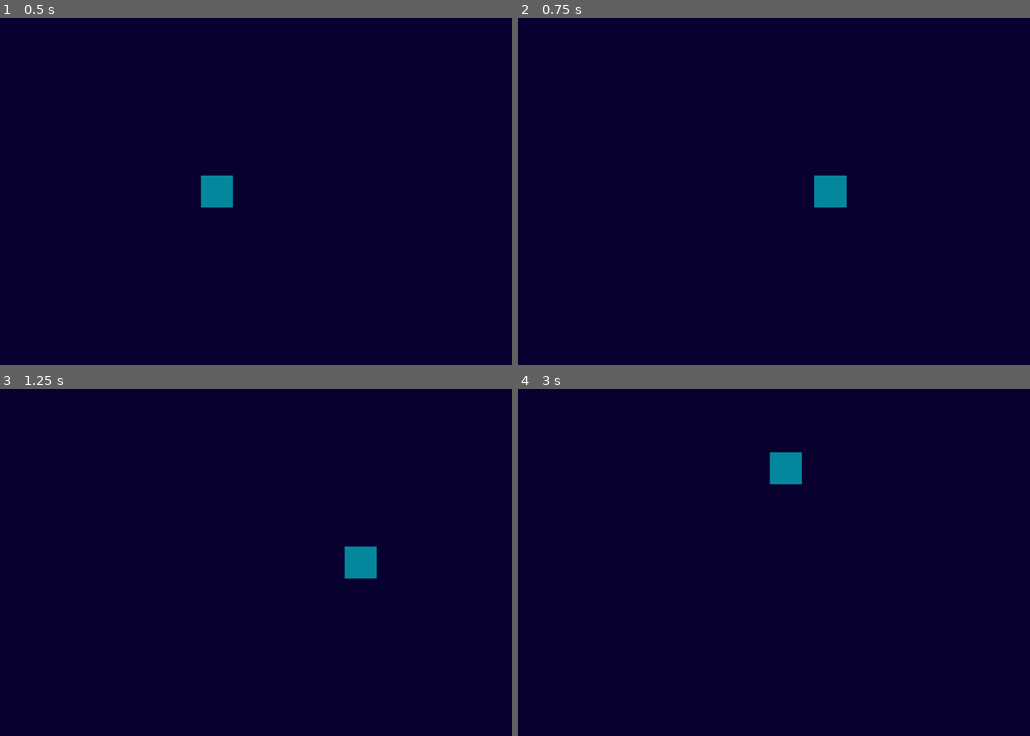
Above: before the commit, frames 1-4 (two rows, left to right).
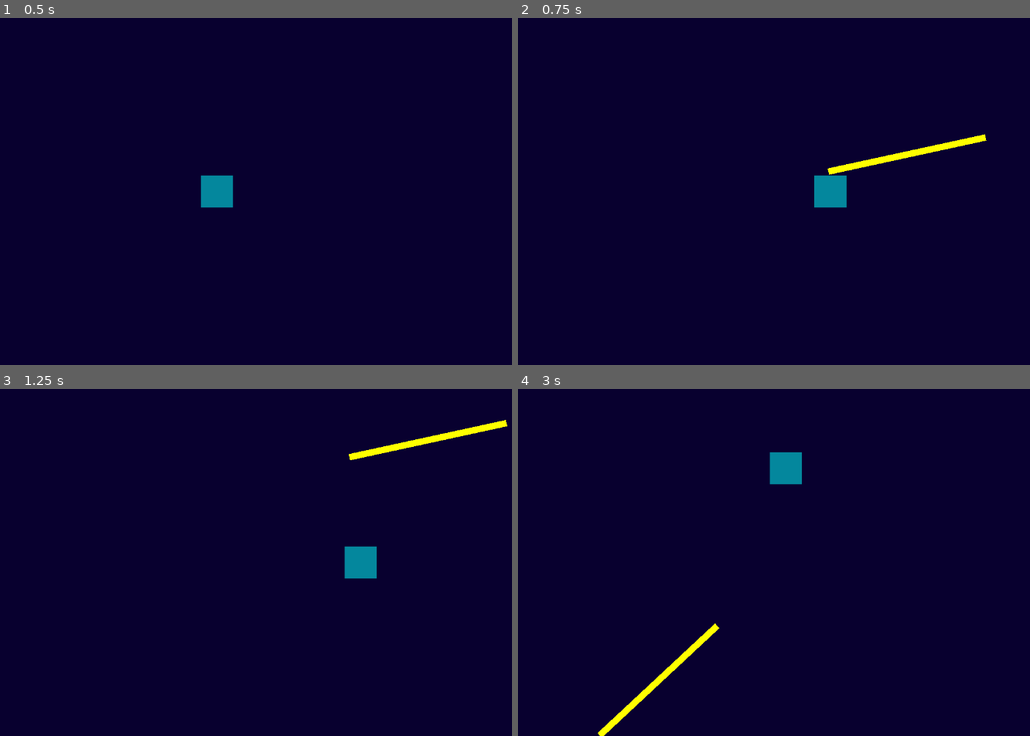
Above: after the commit, the same moments.

Repository: thomaassilvazapata/geometric_shooter
Game: Godot game, scene res://Escenas/mundo_principal.tscn
The game is run twice, just before and just after one commit, with the same random seed, the same clock (stepped at 60 frames per second) and the same inputs.
Inputs (mouse positions are in pixels of both pictures, inside the frame that each line leads up to):
- Up to frame 1 (0.5 s): no input
- Up to frame 2 (0.75 s): tap Enter at 0.5 s; move the mouse to (871, 174) at 0.52 s; hold Right (ui_right) from 0.53 s (still down); click (871, 174) at 0.6 s
- Up to frame 3 (1.25 s): keep holding Right (ui_right)
- Up to frame 4 (3 s): move the mouse to (610, 579) at 1.27 s; release Right (ui_right) at 1.28 s; hold Down (ui_down) 1.28-2.03 s; click (610, 579) at 1.35 s; move the mouse to (794, 486) at 2.02 s; hold Right (ui_right) 2.03-2.78 s; click (794, 486) at 2.1 s; move the mouse to (702, 631) at 2.77 s; hold Up (ui_up) from 2.78 s (still down); click (702, 631) at 2.85 s

Frame 1 is identical in both runs. In frame 2, 0.6% of the frame differs, in the area x 60-92%, y 33-46%; in frame 3, 0.6%; in frame 4, 0.6%.

Commit message:
disparo funcional y enemigos siguen el area

Diff:
--- a/Escenas/disparo.tscn
+++ b/Escenas/disparo.tscn
@@ -1,8 +1,12 @@
-[gd_scene format=3 uid="uid://dvk2dkly2teqh"]
+[gd_scene format=3 uid="uid://bjkwatkeoisvu"]
+
+[ext_resource type="Script" uid="uid://dktc0qwcyvf6c" path="res://disparo.gd" id="1_irqbl"]
 
 [sub_resource type="SegmentShape2D" id="SegmentShape2D_g4jjy"]
+b = Vector2(100, 0)
 
 [node name="disparo" type="Area2D" unique_id=718754797]
+script = ExtResource("1_irqbl")
 
 [node name="CollisionShape2D" type="CollisionShape2D" parent="." unique_id=1884758607]
 shape = SubResource("SegmentShape2D_g4jjy")
--- a/Escenas/jugador.tscn
+++ b/Escenas/jugador.tscn
@@ -1,6 +1,7 @@
 [gd_scene format=3 uid="uid://d24ahcmgrukiw"]
 
 [ext_resource type="Script" uid="uid://dm4cny3pi8c1b" path="res://Scripts/jugador.gd" id="1_83bx5"]
+[ext_resource type="PackedScene" uid="uid://bjkwatkeoisvu" path="res://Escenas/disparo.tscn" id="2_ewkf5"]
 [ext_resource type="Texture2D" uid="uid://dixpt6x1t14mf" path="res://Imagenes/light.png" id="2_pd7u1"]
 
 [sub_resource type="RectangleShape2D" id="RectangleShape2D_ru7al"]
@@ -9,6 +10,7 @@
 
 [node name="Jugador" type="CharacterBody2D" unique_id=1216408797 groups=["Jugador"]]
 script = ExtResource("1_83bx5")
+bullet_scene = ExtResource("2_ewkf5")
 
 [node name="PointLight2D" type="PointLight2D" parent="." unique_id=172358313]
 color = Color(0, 1, 1, 1)
--- a/Escenas/mundo_principal.tscn
+++ b/Escenas/mundo_principal.tscn
@@ -9,9 +9,9 @@
 
 [node name="Node" type="Node" parent="." unique_id=310003646]
 
-[node name="Area2D" type="Area2D" parent="Node" unique_id=1153918062]
+[node name="AreaVulnerable" type="Area2D" parent="Node" unique_id=1153918062 groups=["Jugador"]]
 
-[node name="CollisionShape2D" type="CollisionShape2D" parent="Node/Area2D" unique_id=1368074505]
+[node name="CollisionShape2D" type="CollisionShape2D" parent="Node/AreaVulnerable" unique_id=1368074505]
 scale = Vector2(8, 8)
 shape = SubResource("CircleShape2D_itk02")
 debug_color = Color(1.15514e-06, 0.643478, 0.299268, 0.42)
--- a/Scripts/enemigo_triangulo.gd
+++ b/Scripts/enemigo_triangulo.gd
@@ -3,24 +3,17 @@
 var speed: float = 120
 #var detection_range: float = 500.0
 
-@onready var jugador = get_parent().find_child("Jugador")
+@onready var area = get_parent().find_child("AreaVulnerable")
 
 func _ready():
-	jugador = get_tree().get_first_node_in_group("Jugador")
+	area = get_tree().get_first_node_in_group("Jugador")
 
 func _physics_process(_delta):
-	if jugador == null:
-		print("no me puedo mover")
+	if area == null:
 		return
 
 	# Calcular dirección hacia el jugador
-	var direction = global_position.direction_to(jugador.global_position)
+	var direction = global_position.direction_to(area.global_position)
 
-	# Opcional: solo perseguir si está dentro del rango
-	# var distance = global_position.distance_to(player.global_position)
-	# if distance > detection_range:
-	#     return
-
-	# Mover hacia el jugador
 	velocity = direction * speed
 	move_and_slide()
--- /dev/null
+++ b/disparo.gd
@@ -0,0 +1,45 @@
+extends Area2D
+
+@export var speed: float = 500.0
+@export var direction: Vector2 = Vector2.RIGHT
+@export var lifetime: float = 2.0
+
+var current_lifetime: float = 0.0
+
+func _ready():
+	# Rotar la bala para que apunte en la dirección del movimiento
+	rotation = direction.angle()
+
+	# Opcional: Configurar la forma de la bala (como una línea)
+	setup_bullet_shape()
+
+func _process(delta):
+	# Mover la bala
+	global_position += direction * speed * delta
+
+	# Temporizador de vida
+	current_lifetime += delta
+	if current_lifetime >= lifetime:
+		queue_free()
+
+func setup_bullet_shape():
+	# Crear una línea visual para la bala
+	var line = Line2D.new()
+	line.width = 4
+	line.default_color = Color.YELLOW
+	line.add_point(Vector2(0, 0))
+	line.add_point(Vector2(100, 0))  # Longitud de la línea
+	add_child(line)
+
+	# Colisión (opcional)
+	var collision = CollisionShape2D.new()
+	var rect_shape = RectangleShape2D.new()
+	rect_shape.size = Vector2(20, 6)
+	collision.shape = rect_shape
+	add_child(collision)
+
+func _on_body_entered(body):
+	# Manejar colisión con enemigos u otros objetos
+	if body.has_method("take_damage"):
+		body.take_damage()
+	queue_free()
--- a/project.godot
+++ b/project.godot
@@ -57,6 +57,11 @@
 , Object(InputEventKey,"resource_local_to_scene":false,"resource_name":"","device":0,"window_id":0,"alt_pressed":false,"shift_pressed":false,"ctrl_pressed":false,"meta_pressed":false,"pressed":false,"keycode":0,"physical_keycode":83,"key_label":0,"unicode":0,"location":0,"echo":false,"script":null)
 ]
 }
+ui_left_click={
+"deadzone": 0.2,
+"events": [Object(InputEventMouseButton,"resource_local_to_scene":false,"resource_name":"","device":-1,"window_id":0,"alt_pressed":false,"shift_pressed":false,"ctrl_pressed":false,"meta_pressed":false,"button_mask":0,"position":Vector2(0, 0),"global_position":Vector2(0, 0),"factor":1.0,"button_index":1,"canceled":false,"pressed":false,"double_click":false,"script":null)
+]
+}
 
 [rendering]
 
Not shown, added: disparo.gd.uid
